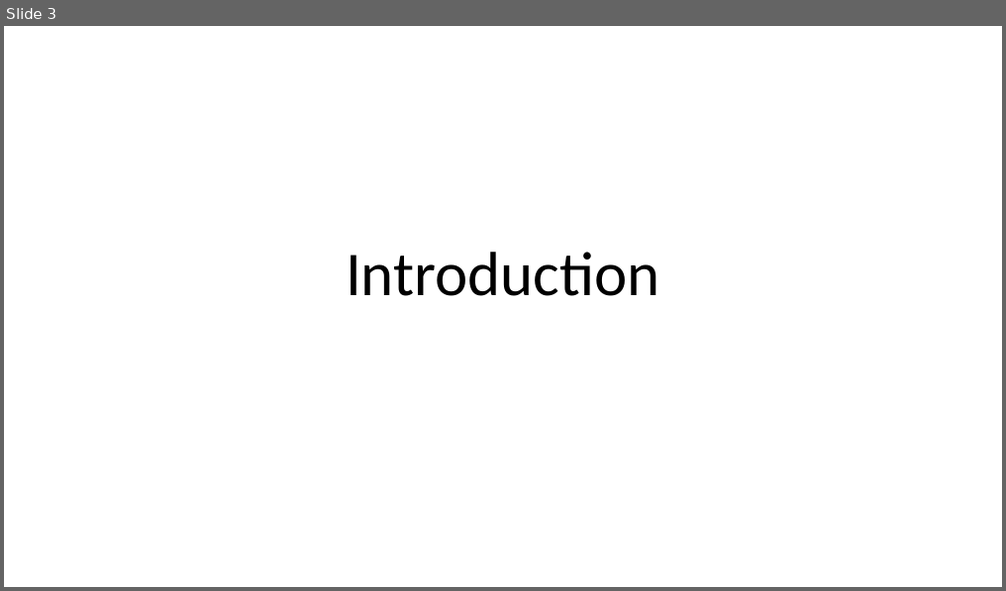
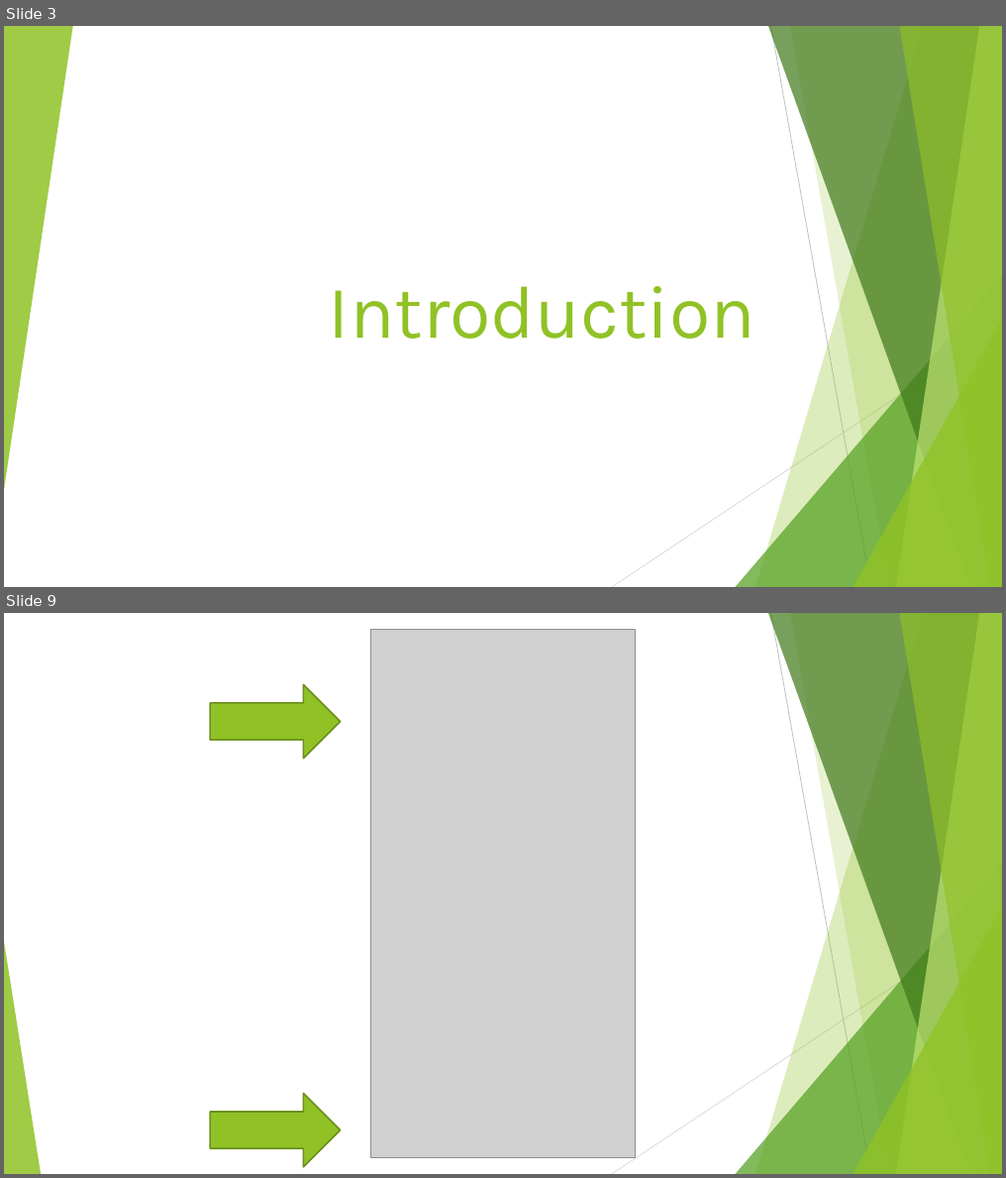
Before and after one commit to bql20000/Full_Flax, a slide deck: KV3 - Fullflax.pptx. Shown one above the other, each under a label of ours: slide 3 before the commit, slides 3 and 9 after it; the slides between them are not shown. The pictures are 1006x591 and 1006x1178 pixels, drawn with LibreOffice and Linux fonts; fonts in the diff are those of the drawing; grey boxes stand for pictures. Boxes give left, top, right and bottom in pixels: in the first picture for what was removed or moved away, otherwise in the second. Text is boxed around its words. In the diff, an @@ line names an element or a change of style, - is before the commit and + after.

```diff
--- a/KV3 - Fullflax.pptx
+++ b/KV3 - Fullflax.pptx
@@ slide 9 added at bbox=[4, 613, 1002, 1174], background #FFFFFF; not listed: 9 template elements that a slide beside it also shows @@
@@ picture added at bbox=[371, 630, 635, 1158] @@
@@ right arrow added at bbox=[210, 685, 341, 759], fill #90C226, outline #6B901C 1.5 pt @@
@@ triangle added at bbox=[4, 942, 41, 1174], fill #90C226 at 85% opacity @@
@@ right arrow added at bbox=[210, 1093, 341, 1167], fill #90C226, outline #6B901C 1.5 pt @@
@@ slide 3 changed as well @@
@@ group added at bbox=[4, 26, 1002, 587]: 5 freeform shapes, 3 triangles, 2 lines @@
@@ title "Introduction": place and size @@
-title "Introduction" at bbox=[346, 252, 660, 296]
+title "Introduction" at bbox=[329, 286, 755, 339]
@@ title "Introduction" at bbox=[329, 286, 755, 339]: size 60 to 72 pt, font Calibri to Karla, text colour #000000 to #90C226; alignment centre to right; line spacing 0.9 to 1 @@
```
Also in this commit, not shown: 16 other slides changed, 5 other slides added.
